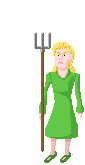
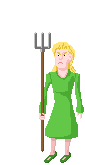
Layered file, before and after one edit (85x165). Changes by layer:
moved "hands" above "pitchfork", painted on it over (39, 113, 45, 120)
painted on "body" over (45, 151, 73, 163)
